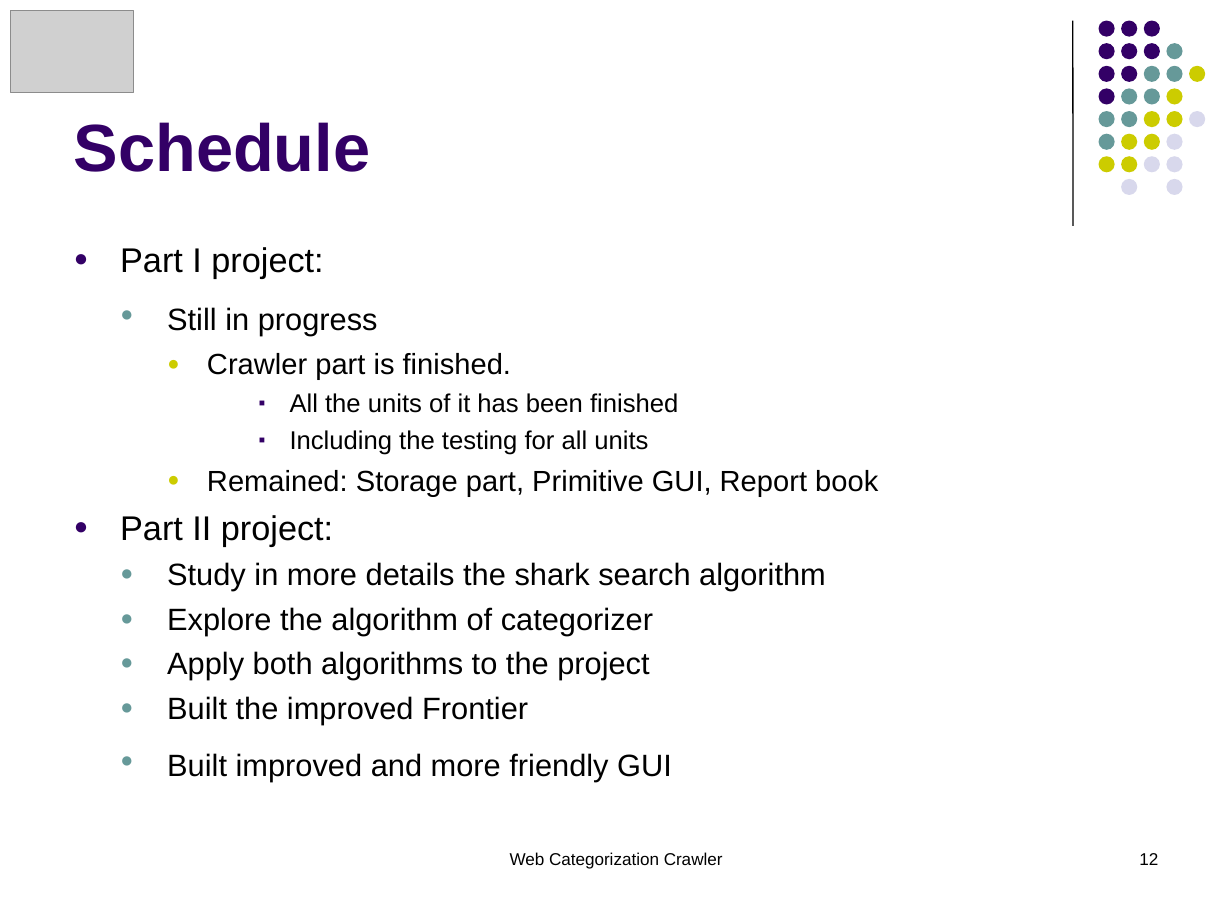
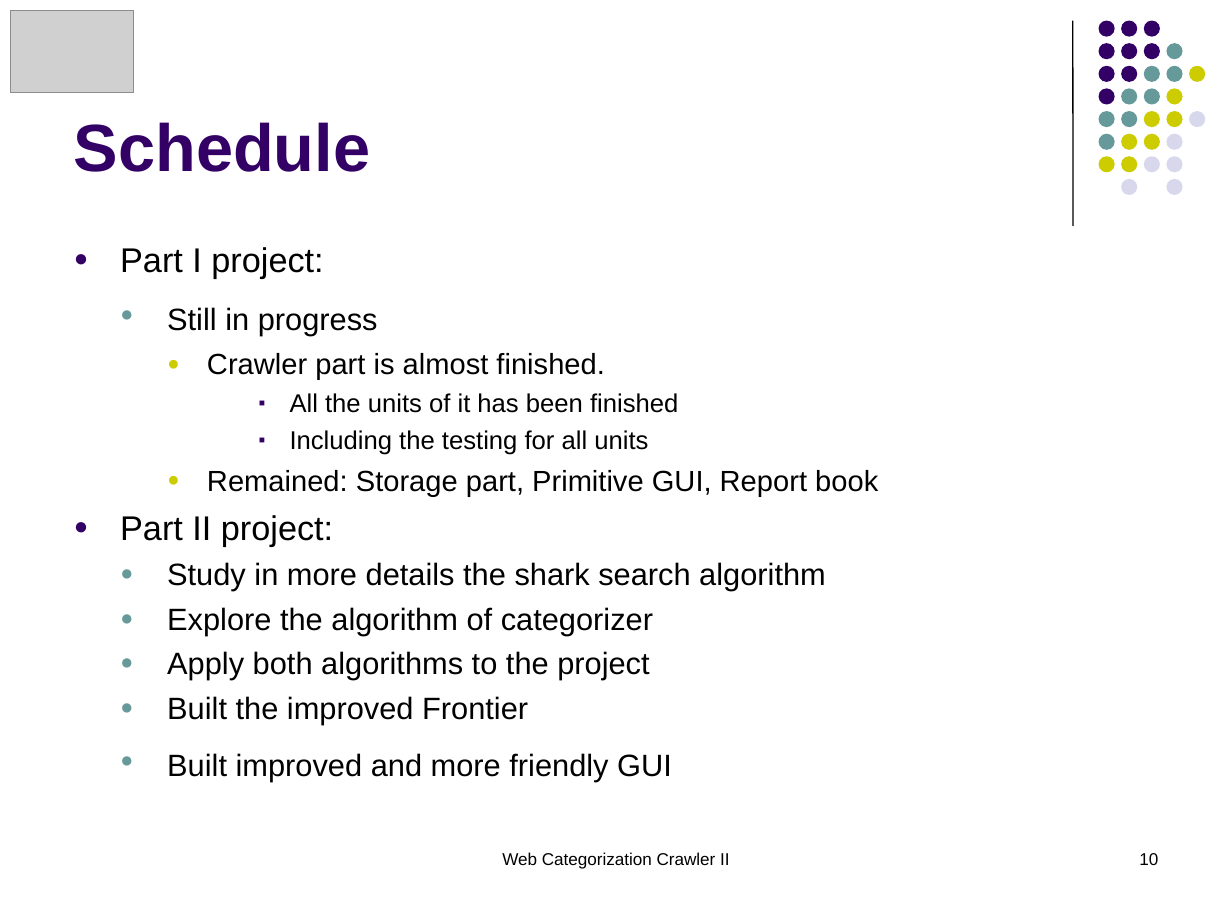
Before and after one commit to tru3d3v/iwebcrawler, a slide deck: slide 10 of Docs/Documentation/Presentations/Crawler.Design.Mid.II.ppt (slide 12 before the commit). Drawn at 1232x924 pixels with LibreOffice and Linux fonts; fonts in the diff are those of the drawing; grey boxes stand for pictures. Boxes give left, top, right and bottom in pixels: in the first picture for what was removed or moved away, otherwise in the second. Text is boxed around its words. In the diff, an @@ line names an element or a change of style, - is before the commit and + after.

```diff
--- a/Docs/Documentation/Presentations/Crawler.Design.Mid.II.ppt
+++ b/Docs/Documentation/Presentations/Crawler.Design.Mid.II.ppt
@@ text at (x1=207, y1=353, x2=604, y2=379): text changed @@
-    ● Crawler part is finished.
+    ● Crawler part is almost finished.
@@ text at (x1=502, y1=852, x2=729, y2=869): text changed @@
-Web Categorization Crawler
+Web Categorization Crawler II
@@ page number at (x1=1139, y1=853, x2=1158, y2=865): text changed @@
-12
+10
```
Also in this commit, not shown: 5 other slides changed.
